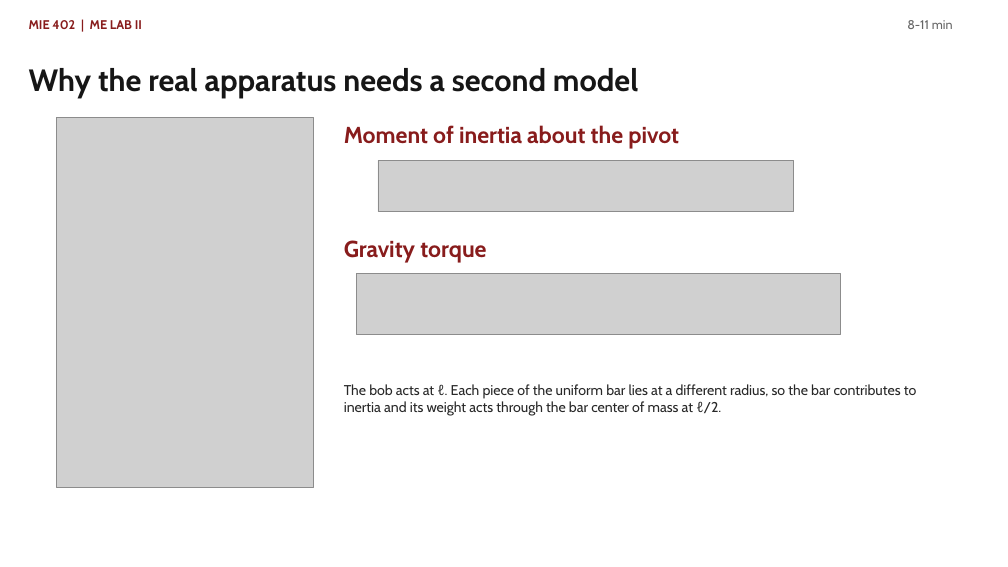
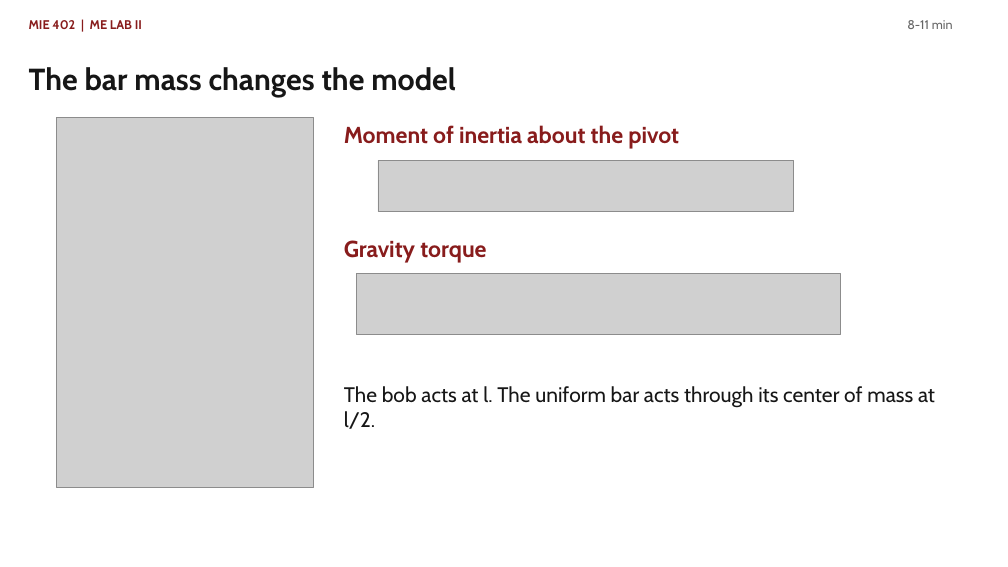
Before and after one commit to Ehsan-Roohi/MIE402-Lab, a slide deck: slide 5 of site/docs/MIE402_Lecture03_Single_Pendulum_PreLab2_Fall2026.pptx. Drawn at 1008x567 pixels with LibreOffice and Linux fonts; fonts in the diff are those of the drawing; grey boxes stand for pictures. Boxes give left, top, right and bottom in pixels: in the first picture for what was removed or moved away, otherwise in the second. Text is boxed around its words. In the diff, an @@ line names an element or a change of style, - is before the commit and + after.

```diff
--- a/site/docs/MIE402_Lecture03_Single_Pendulum_PreLab2_Fall2026.pptx
+++ b/site/docs/MIE402_Lecture03_Single_Pendulum_PreLab2_Fall2026.pptx
@@ text at <box>29,67,456,97</box>: text changed; size 29.2 to 29 pt @@
-Why the real apparatus needs a second model
+The bar mass changes the model
@@ text at <box>344,386,935,429</box>: text changed; size 13.5 to 20 pt; text colour #282828 to #161616 @@
-The bob acts at ℓ. Each piece of the uniform bar lies at a different radius, so the bar contributes to inertia and its weight acts through the bar center of mass at ℓ/2.
+The bob acts at l. The uniform bar acts through its center of mass at l/2.
```
Also in this commit, not shown: 11 other slides changed, 2 other files.
